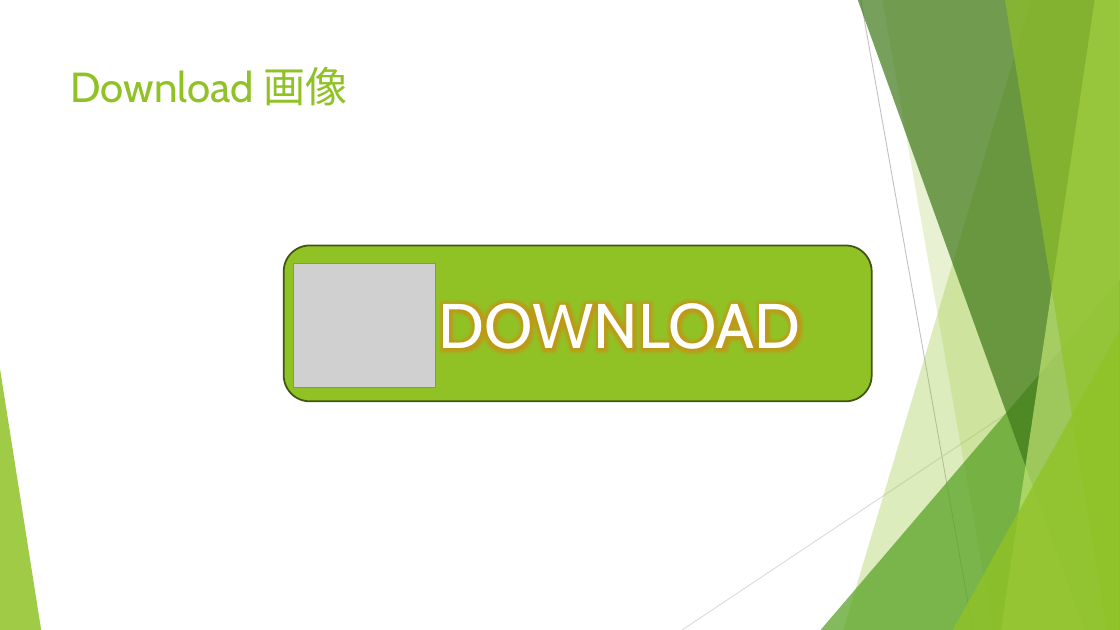
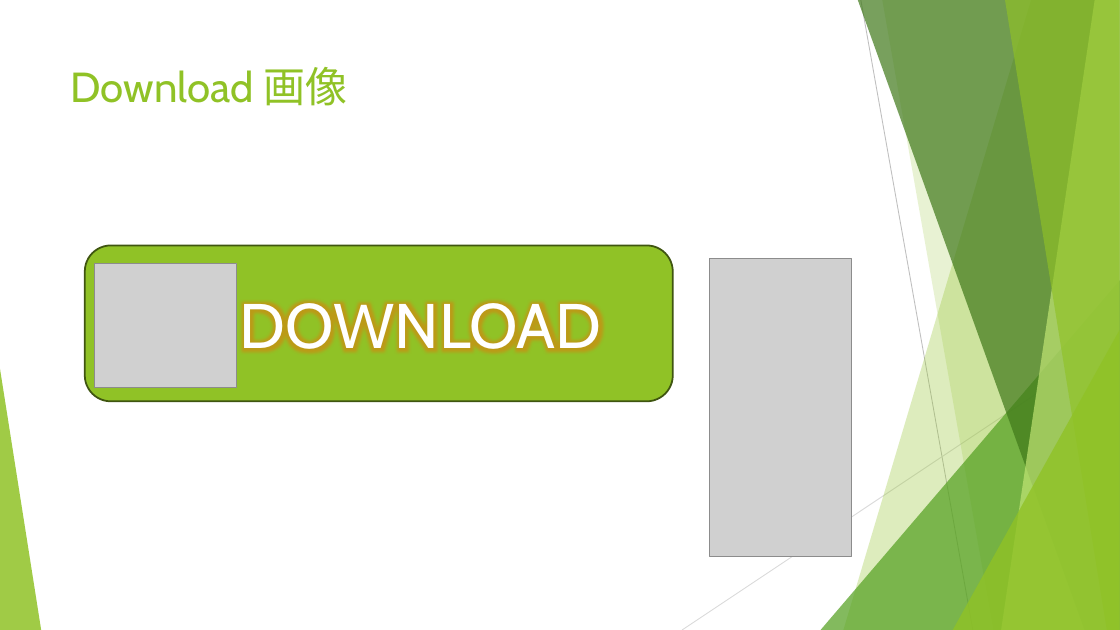
Before and after one commit to narramaker/narramaker, a slide deck: slide 5 of Documents/NarraMaker-Logo.pptx. Drawn at 1120x630 pixels with LibreOffice and Linux fonts; fonts in the diff are those of the drawing; grey boxes stand for pictures. Boxes give left, top, right and bottom in pixels: in the first picture for what was removed or moved away, otherwise in the second. Text is boxed around its words. In the diff, an @@ line names an element or a change of style, - is before the commit and + after.

```diff
--- a/Documents/NarraMaker-Logo.pptx
+++ b/Documents/NarraMaker-Logo.pptx
@@ rounded rectangle "DOWNLOAD": place and size @@
-rounded rectangle "DOWNLOAD" at (284, 245, 872, 402)
+rounded rectangle "DOWNLOAD" at (85, 245, 673, 402)
@@ picture: place and size @@
-picture at (293, 263, 435, 387)
+picture at (94, 263, 236, 387)
@@ picture added at (709, 259, 852, 556) @@
```
Also in this commit, not shown: 1 other file.
